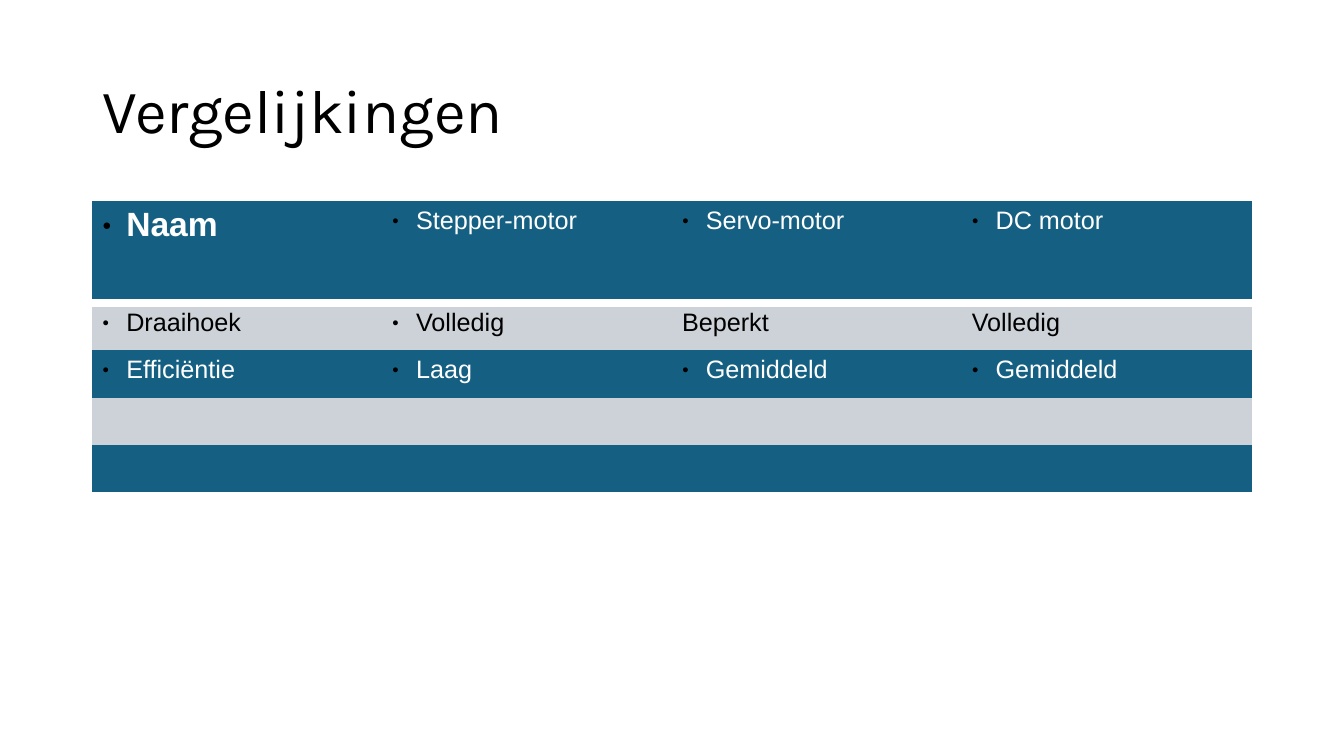
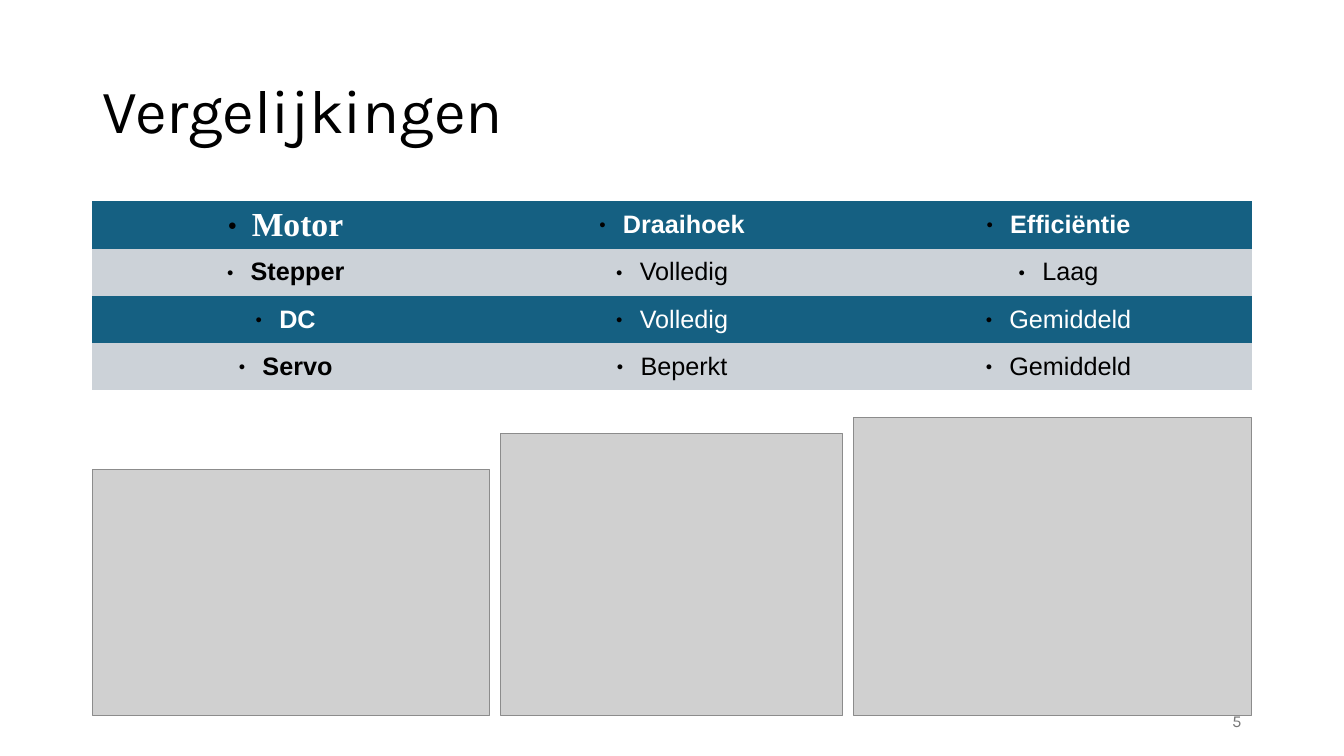
Before and after one commit to delamiro/Embedded-Stepper-Motor, a slide deck: slide 5 of docs/presentatie.odp. Drawn at 1344x756 pixels with LibreOffice and Linux fonts; fonts in the diff are those of the drawing; grey boxes stand for pictures. Boxes give left, top, right and bottom in pixels: in the first picture for what was removed or moved away, otherwise in the second. Text is boxed around its words. In the diff, an @@ line names an element or a change of style, - is before the commit and + after.

```diff
--- a/docs/presentatie.odp
+++ b/docs/presentatie.odp
@@ table at bbox=[93, 202, 1251, 385] @@
-Naam | Stepper-motor | Servo-motor | DC motor
-Draaihoek | Volledig | Beperkt | Volledig
-Efficiëntie | Laag | Gemiddeld | Gemiddeld
- |  |  | 
- |  |  | 
+Motor | Draaihoek | Efficiëntie
+Stepper | Volledig | Laag
+DC | Volledig | Gemiddeld
+Servo | Beperkt | Gemiddeld
@@ picture added at bbox=[854, 417, 1251, 716] @@
@@ picture added at bbox=[501, 434, 843, 716] @@
@@ picture added at bbox=[93, 470, 490, 716] @@
@@ page number added at bbox=[1232, 715, 1241, 727], 12 pt, text #767676 @@
+5
```
Also in this commit, not shown: 5 other slides changed, 4 slides added, 2 slides removed.
